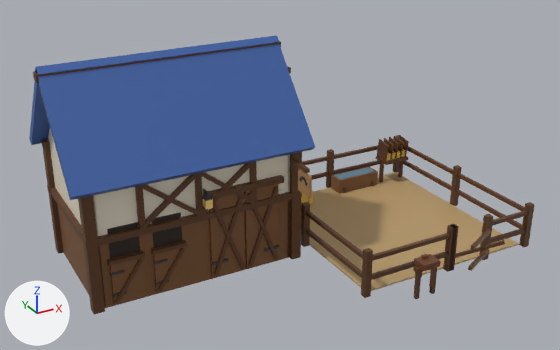
What one commit did to the Blender file assets/stable/stable.blend.
Camera for both pictures: a camera (50 mm lens) standing at (-1.57, -3.5, 2.13) and looking at (0.23, -0.23, 0.49). The lights are fixed; the arrows at lower left show +X, +Y and +Z. The older version comes first.

In view in the first picture: 'civic_stable doors', 'civic_stable frame', 'civic_stable roof', 'civic_stable sign', 'civic_stable walls', 'civic_stable_yard fence', 'civic_stable_yard gear', 'civic_stable_yard paddock'.
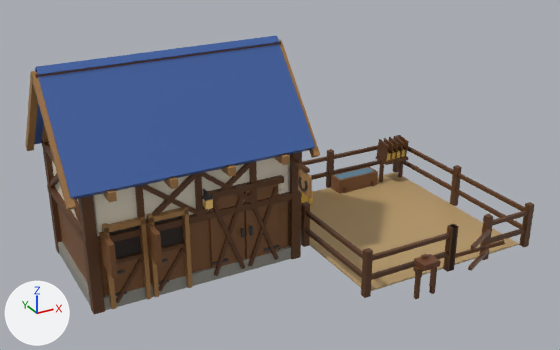
The change, as a diff of the scene's bpy script:
```diff
--- a/assets/stable/stable.blend.py
+++ b/assets/stable/stable.blend.py
@@ me_civic_stable_walls @@
-me_civic_stable_walls.from_pydata(...)  # 76 vertices, 54 faces; spans x -0.8..0.3, y -0.26..0.42, z 0.0..1.06
+me_civic_stable_walls.from_pydata(...)  # 84 vertices, 60 faces; spans x -0.822..0.322, y -0.277..0.438, z 0.0..1.06
+# me_civic_stable_walls part 1: a new loose piece, a box spanning x -0.822..0.322, y -0.277..0.438, z 0.0..0.07, in mat_stone_stable_footing (grey #929087)
 me_civic_stable_walls.materials.append(mat_plank_stable_boards)
@@ me_civic_stable_walls @@
 me_civic_stable_walls.materials.append(mat_plankz_stable_boards)
+me_civic_stable_walls.materials.append(mat_stone_stable_footing)  # grey #929087
@@ me_civic_stable_frame @@
-me_civic_stable_frame.from_pydata(...)  # 136 vertices, 102 faces; spans x -0.83..0.33, y -0.289..0.447, z 0.0..0.66
+me_civic_stable_frame.from_pydata(...)  # 280 vertices, 210 faces; spans x -0.83..0.33, y -0.352..0.512, z 0.0..1.071
+# me_civic_stable_frame part 2: a new loose piece, a box spanning x -0.829..-0.794, y -0.26..0.42, z 0.618..0.662, in mat_plankz_stable_timber (brown #5e3b20)
+# me_civic_stable_frame part 3: the loose piece of 8 vertices spanning x -0.557..-0.243, y -0.287..-0.265, z 0.391..0.639 is copied, and the copy is multiplied about its middle by the matrix ((0.0, -1.06, 0.0), (1.055, 0.0, 0.107), (-0.107, 0.0, 1.055)), then moved by (-0.412, 0.186, -0.005); it spans x -0.824..-0.799, y -0.267..0.087, z 0.394..0.626
+# me_civic_stable_frame part 4: a new loose piece, a box spanning x -0.717..-0.683, y -0.352..-0.237, z 0.603..0.647, in mat_plank_stable_cut_oak (brown #a77b49)
+# me_civic_stable_frame part 5: a new loose piece, a box spanning x -0.418..-0.382, y -0.352..-0.237, z 0.603..0.647, in mat_plank_stable_cut_oak (brown #a77b49)
+# me_civic_stable_frame part 6: a new loose piece, a box spanning x -0.117..-0.083, y -0.352..-0.237, z 0.603..0.647, in mat_plank_stable_cut_oak (brown #a77b49)
+# me_civic_stable_frame part 7: a new loose piece, a box spanning x 0.183..0.218, y -0.352..-0.237, z 0.603..0.647, in mat_plank_stable_cut_oak (brown #a77b49)
+# me_civic_stable_frame part 8: 24 vertices added at x -0.83..-0.794, y -0.273..0.433, z 0.394..1.071
+# other edits to the shape of me_civic_stable_frame do not show in these pictures
 me_civic_stable_frame.materials.append(mat_plank_stable_timber)
 me_civic_stable_frame.materials.append(mat_plankz_stable_timber)
+me_civic_stable_frame.materials.append(mat_plank_stable_cut_oak)  # brown #a77b49
@@ me_civic_stable_doors @@
-me_civic_stable_doors.from_pydata(...)  # 184 vertices, 138 faces; spans x -0.73..0.22, y -0.292..-0.25, z 0.01..0.505
+me_civic_stable_doors.from_pydata(...)  # 264 vertices, 198 faces; spans x -0.757..0.22, y -0.425..-0.252, z 0.01..0.505
+# me_civic_stable_doors part 9: a new loose piece, a box spanning x -0.741..-0.719, y -0.303..-0.267, z 0.01..0.46, in mat_plank_stable_cut_oak (brown #a77b49)
+# me_civic_stable_doors part 10: a new loose piece, a box spanning x -0.561..-0.539, y -0.303..-0.267, z 0.01..0.46, in mat_plank_stable_cut_oak (brown #a77b49)
+# me_civic_stable_doors part 11: a new loose piece, a box spanning x -0.74..-0.54, y -0.303..-0.267, z 0.428..0.452, in mat_plank_stable_cut_oak (brown #a77b49)
+# me_civic_stable_doors part 12: a new loose piece, a box spanning x -0.757..-0.733, y -0.425..-0.275, z 0.255..0.425, in mat_plank_stable_boards (brown #7b5230)
+# me_civic_stable_doors part 13: a new loose piece, a box spanning x -0.521..-0.499, y -0.303..-0.267, z 0.01..0.46, in mat_plank_stable_cut_oak (brown #a77b49)
+# me_civic_stable_doors part 14: a new loose piece, a box spanning x -0.341..-0.319, y -0.303..-0.267, z 0.01..0.46, in mat_plank_stable_cut_oak (brown #a77b49)
+# me_civic_stable_doors part 15: a new loose piece, a box spanning x -0.52..-0.32, y -0.303..-0.267, z 0.428..0.452, in mat_plank_stable_cut_oak (brown #a77b49)
+# me_civic_stable_doors part 16: a new loose piece, a box spanning x -0.537..-0.512, y -0.425..-0.275, z 0.255..0.425, in mat_plank_stable_boards (brown #7b5230)
+# other edits to the shape of me_civic_stable_doors do not show in these pictures
 me_civic_stable_doors.materials.append(mat_plank_stable_boards)
@@ me_civic_stable_doors @@
 me_civic_stable_doors.materials.append(mat_plain_stable_iron)
+me_civic_stable_doors.materials.append(mat_plank_stable_cut_oak)  # brown #a77b49
@@ me_civic_stable_roof @@
-me_civic_stable_roof.from_pydata(...)  # 56 vertices, 42 faces; spans x -0.89..0.46, y -0.334..0.494, z 0.631..1.149
+me_civic_stable_roof.from_pydata(...)  # 152 vertices, 114 faces; spans x -0.903..0.46, y -0.349..0.509, z 0.594..1.149
+# me_civic_stable_roof part 17: 16 vertices added at x -0.903..-0.867, y -0.349..0.509, z 0.594..1.126
+# me_civic_stable_roof part 18: 16 vertices added at x 0.367..0.403, y -0.349..0.509, z 0.594..1.126
+# other edits to the shape of me_civic_stable_roof do not show in these pictures
 me_civic_stable_roof.materials.append(mat_roof_stable_slate)
@@ me_civic_stable_roof @@
 me_civic_stable_roof.materials.append(mat_plain_stable_iron)
+me_civic_stable_roof.materials.append(mat_plank_stable_cut_oak)  # brown #a77b49
+me_civic_stable_roof.materials.append(mat_plankz_stable_boards)  # brown #7b5230
+me_civic_stable_roof.materials.append(mat_plankz_stable_timber)  # brown #5e3b20
```

What differs and where, as boxes [x1, y1, x2, y2] in the pictures (560 x 350 px):
'civic_stable roof', reshaped (6% taller)
    before: [29, 36, 315, 200]
    after: [25, 36, 320, 210]
'civic_stable doors', reshaped
    before: [107, 175, 284, 305]
    after: [99, 175, 284, 309]
'civic_stable walls', reshaped
    before: [48, 129, 290, 308]
    after: [52, 155, 291, 310]
'civic_stable frame', reshaped
    before: [41, 139, 302, 314]
    after: [41, 122, 302, 314]
part 1 of me_civic_stable_walls, added
    after: [58, 242, 291, 310]
part 2 of me_civic_stable_frame, added
    after: [42, 141, 55, 164]
part 3 of me_civic_stable_frame, added (mostly hidden)
    after: [74, 199, 82, 231]
part 4 of me_civic_stable_frame, added
    after: [103, 190, 117, 203]
part 5 of me_civic_stable_frame, added
    after: [164, 177, 179, 189]
part 6 of me_civic_stable_frame, added
    after: [221, 165, 236, 177]
part 7 of me_civic_stable_frame, added
    after: [275, 154, 290, 165]
part 8 of me_civic_stable_frame, added (mostly hidden)
    after: [42, 122, 59, 187]
part 9 of me_civic_stable_doors, added
    after: [102, 223, 117, 309]
part 10 of me_civic_stable_doors, added (brown)
    after: [140, 216, 152, 300]
part 11 of me_civic_stable_doors, added
    after: [104, 218, 145, 233]
part 12 of me_civic_stable_doors, added (brown)
    after: [99, 232, 118, 278]
part 13 of me_civic_stable_doors, added
    after: [147, 213, 159, 298]
part 14 of me_civic_stable_doors, added (brown)
    after: [182, 207, 193, 288]
part 15 of me_civic_stable_doors, added
    after: [149, 208, 188, 223]
part 16 of me_civic_stable_doors, added (brown)
    after: [146, 222, 163, 267]
part 17 of me_civic_stable_roof, added (brown)
    after: [25, 71, 76, 210]
part 18 of me_civic_stable_roof, added
    after: [279, 40, 320, 158]
